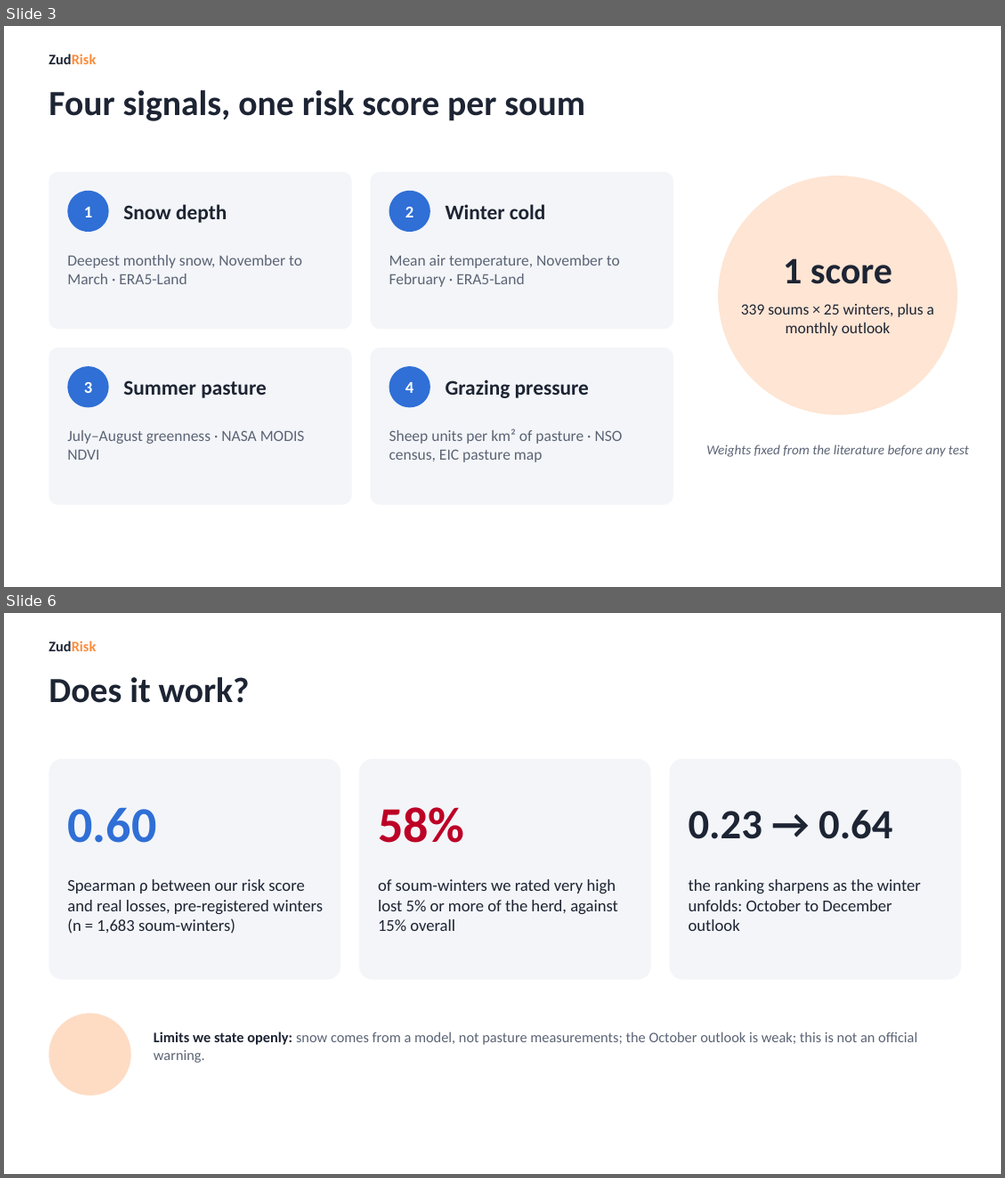
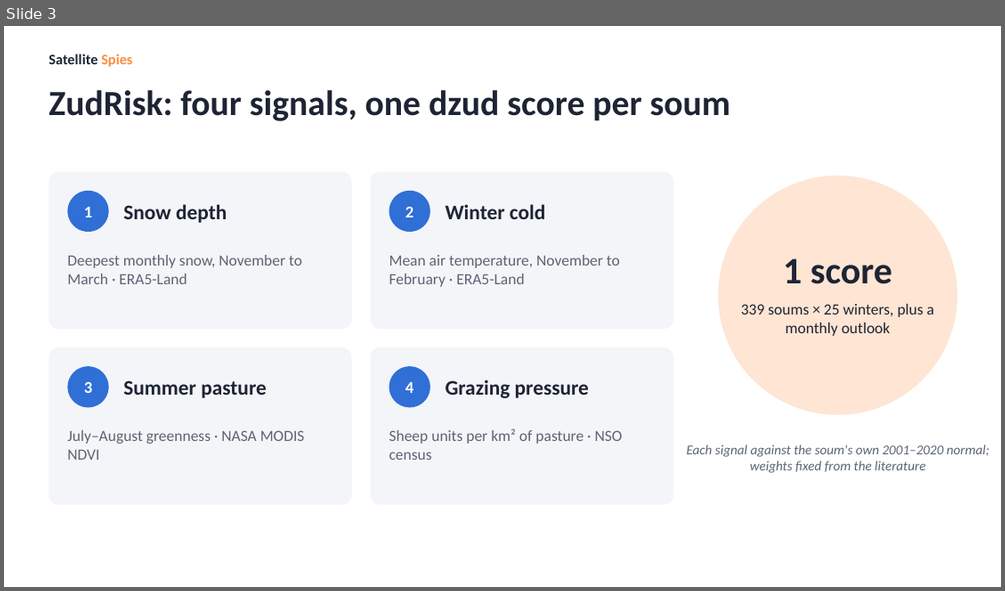
Before and after one commit to Sarul72/ZudRisk, a slide deck: docs/pitch/zudrisk-pitch.pptx. Shown one above the other, each under a label of ours: slides 3 and 6 before the commit, slide 3 after it; the slides between them are not shown. The pictures are 1005x1178 and 1005x591 pixels, drawn with LibreOffice and Linux fonts; fonts in the diff are those of the drawing. Boxes give left, top, right and bottom in pixels: in the first picture for what was removed or moved away, otherwise in the second. Text is boxed around its words. In the diff, an @@ line names an element or a change of style, - is before the commit and + after.

```diff
--- a/docs/pitch/zudrisk-pitch.pptx
+++ b/docs/pitch/zudrisk-pitch.pptx
@@ slide 6 removed at (x1=4, y1=613, x2=1001, y2=1174), background #FFFFFF @@
@@ text removed at (x1=48, y1=641, x2=96, y2=651) @@
-ZudRisk
@@ text removed at (x1=48, y1=677, x2=250, y2=703) @@
-Does it work?
@@ rounded rectangle removed at (x1=48, y1=759, x2=340, y2=980) @@
@@ rounded rectangle removed at (x1=359, y1=759, x2=651, y2=980) @@
@@ rounded rectangle removed at (x1=670, y1=759, x2=961, y2=980) @@
@@ text removed at (x1=67, y1=807, x2=156, y2=843) @@
-0.60
@@ text removed at (x1=378, y1=807, x2=464, y2=843) @@
-58%
@@ text removed at (x1=688, y1=810, x2=892, y2=839) @@
-0.23 → 0.64
@@ text removed at (x1=67, y1=879, x2=323, y2=933) @@
-Spearman ρ between our risk score and real losses, pre-registered winters (n = 1,683 soum-winters)
@@ text removed at (x1=378, y1=879, x2=618, y2=931) @@
-of soum-winters we rated very high lost 5% or more of the herd, against 15% overall
@@ text removed at (x1=688, y1=879, x2=921, y2=931) @@
-the ranking sharpens as the winter unfolds: October to December outlook
@@ ellipse removed at (x1=48, y1=1013, x2=131, y2=1095) @@
@@ text removed at (x1=154, y1=1031, x2=917, y2=1062) @@
-Limits we state openly: snow comes from a model, not pasture measurements; the October outlook is weak; this is not an official warning.
@@ slide 3 changed as well @@
@@ text at (x1=48, y1=54, x2=132, y2=67): text changed; text colour #FD8D3C to #1D2433 @@
-ZudRisk
+Satellite Spies
@@ text at (x1=48, y1=90, x2=731, y2=121): text changed @@
-Four signals, one risk score per soum
+ZudRisk: four signals, one dzud score per soum
@@ text at (x1=389, y1=428, x2=623, y2=459): text changed @@
-Sheep units per km² of pasture · NSO census, EIC pasture map
+Sheep units per km² of pasture · NSO census
@@ text at (x1=687, y1=444, x2=989, y2=473): text changed @@
-Weights fixed from the literature before any test
+Each signal against the soum's own 2001–2020 normal; weights fixed from the literature
```
Also in this commit, not shown: 4 other slides changed, 2 slides added, 1 other slide removed, 8 other files.
